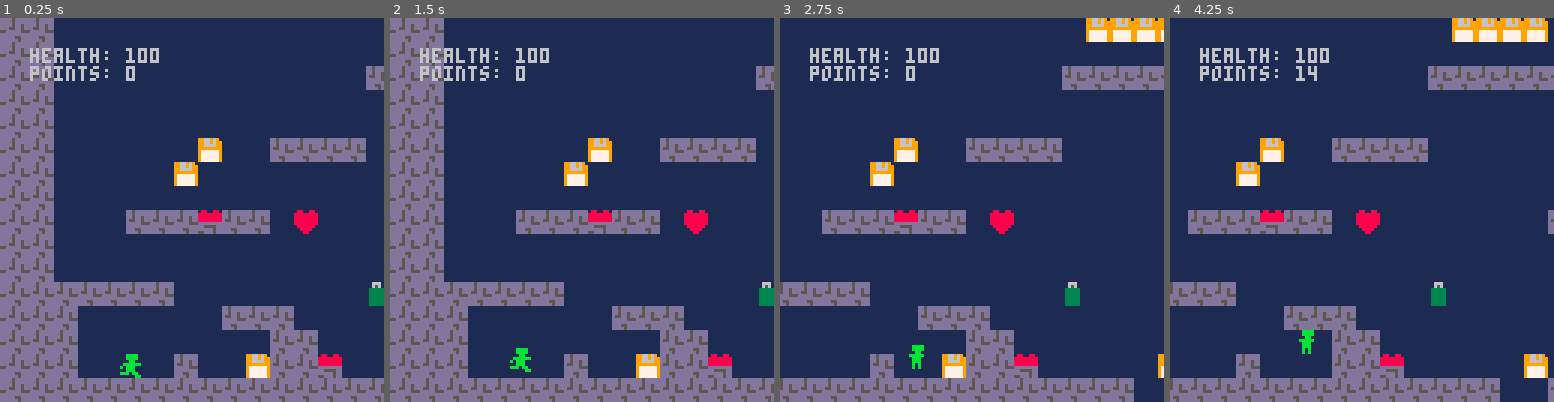
Above: before the commit, frames 1-4 (left to right).
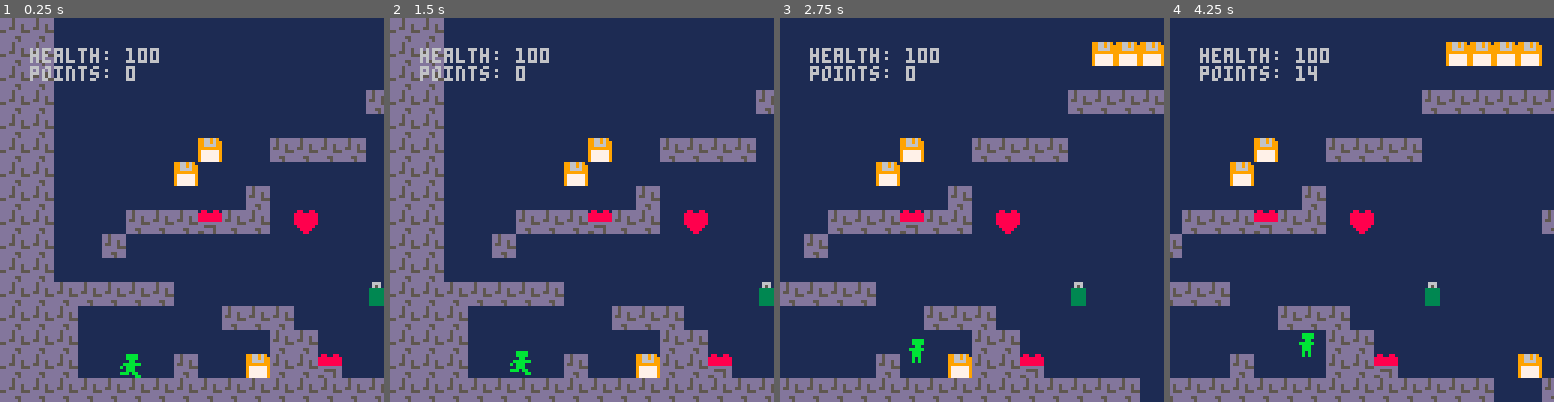
Above: after the commit, the same moments.

Repository: exitguy/exitgame
Game: PICO-8 cartridge exitgame.p8
Same seed, same stepped clock (60 frames per second), same inputs: the game is played once before the commit and once after it.
Inputs:
- Up to frame 1 (0.25 s): no input
- Up to frame 2 (1.5 s): tap X (X key) at 0.33, 1.07 s; tap O (Z key) at 0.7 s
- Up to frame 3 (2.75 s): hold Right 1.6-2.1 s; tap O (Z key) at 1.7, 2.1, 2.5 s; tap X (X key) at 1.85 s; hold Up 2.15-2.42 s; hold Right from 2.47 s (still down)
- Up to frame 4 (4.25 s): tap O (Z key) every 0.4 s from 2.9 to 4.1 s; tap X (X key) at 2.97, 4.08 s; release Right at 3.03 s; hold Left 3.08-3.58 s; hold Right from 4.02 s (still down)

The runs differ from the first frame. In frame 1, 1.4% of the frame differs, in the area x 26-100%, y 12-63%; in frame 2, 1.5%; in frame 3, 15%; in frame 4, 16%, in the area x 0-100%, y 0-100%.

Commit message:
No sticky walls anymore! And music, composed by Quantum Exile!

Diff:
--- a/exitgame.p8
+++ b/exitgame.p8
@@ -1,6 +1,14 @@
 pico-8 cartridge // http://www.pico-8.com
 version 42
 __lua__
+-- the ex-it game!
+-- a dumb game for ex-it guy's website
+--
+-- written by ex-it guy
+-- music by quantum exile
+--
+-- copyleft 2024
+
 function _init()
  player={
   x=70,    -- x-axis
@@ -14,6 +22,7 @@
  gravity=2
  jforce=0
  state="play"
+ music(0)
 end
 
 function _update()
@@ -24,9 +33,13 @@
   end
   dground(player)
   move(player)
+  jump(player)
   pickups(player)
   if player.h<=0 then
     state="gameover"
+  end
+  if btnp(🅾️) then
+    music(-1)
   end
 end
 
@@ -82,18 +95,27 @@
 
 -- is our player on a surface with flag 0?
 function onground(o)
- local a = fget(mget((o.x)/8,(o.y+9)/8),0)
- local b = fget(mget((o.x+8)/8,(o.y+9)/8),0)
+ local a = fget(mget((o.x)/8,(o.y+8)/8),0)
+ local b = fget(mget((o.x+7)/8,(o.y+8)/8),0)
  if a or b then
   return true
  else
   return false
  end
 end
+function nearground(o)
+ local a = fget(mget((o.x)/8,(o.y+9)/8),0)
+ local b = fget(mget((o.x+7)/8,(o.y+9)/8),0)
+ if a or b then
+  return true
+ else
+  return false
+ end
+end
 
 -- is our player on deadly grounds?
 function dground(o)
- local a = fget(mget((o.x+4)/8,(o.y+9)/8),1)
+ local a = fget(mget((o.x+4)/8,(o.y+8)/8),1)
  if a then
    o.h-=2
    sfx(3)
@@ -115,7 +137,7 @@
 
 function move(o) --move an object
  local lx=o.x --last x pos
- local ly=o.y --last y pos
+-- local ly=o.y --last y pos
 
  if (btn(⬅️)) then
    if o.x >=0 then
@@ -133,13 +155,17 @@
  -- if it collides, move back
  if collide(o) then
   o.x=lx
-  o.y=ly
- end
-
- --jumping--
+--  o.y=ly
+ end
+end
+
+function jump(o)
+ local ly=o.y --last y pos
+
+  --jumping--
  if btnp(❎) or btnp(⬆️) then
   if onground(o) then
-   jforce=20
+   jforce=22
    --sfx(0)
   end
  end
@@ -151,14 +177,19 @@
  o.y-=jforce
 
  --gravity--
+ if nearground(o) then
+   gravity=1
+ else
+   gravity=2
+ end
  if not onground(o) then
-    o.y+=gravity
- end
+   o.y+=gravity
+ end
+
 
  -- if it collides, move back
  if collide(o,"top") then
-  o.x=lx
-  o.y=ly
+   o.y=ly
  end
 end
 
@@ -367,19 +398,19 @@
 0000000000000000000400000000000003000000000000000000000000000000010001000000000000000000000000000000000000000000000000000000000000000000000000000000000000000000000000000000000000000000000000000000000000000000000000000000000000000000000000000000000000000000
 0000000000000000000000000000000000000000000000000000000000000000000000000000000000000000000000000000000000000000000000000000000000000000000000000000000000000000000000000000000000000000000000000000000000000000000000000000000000000000000000000000000000000000
 __map__
-2020202020200000000000000000000000000000090909090000000000000000000000000000000000000000000000000000000000000000000000000000000000000000000000000000000000000000000000000000000000000000000000000000000000000000000000000000000000000000000000000020202020202020
-2020202020200000000000000000000000000000000000000000000000000000000000000000000000000000000000000000000000000000000000000000000000000000000000000000000000000000000000000000000000000000000000000000000000000000000000000000000000000000000000000000000000000020
-2020202020200000000000000000000000000020202020202000000000000000000000000000000000000000000000000000000000000000000000000000000000000000000000000000000000000000000000000000000000000000000000000000000000000000000000000000000000000000000000000000000000000020
-2020202020200000000000000000000000000000000000000000000000000000000000000000000000000000000000000000000000000000000000000000000000000000000000000000000000000000000000000000000000000000000000000000000000000000000000000000000000000000000000000000000000000020
-2020202020200000000000000000000000000000000000000000000000000000000000000000000000000000000000000000000000000000000000000000000000000000000000000000000000000000000000000000000000000000000000000000000000000000000000000000000000000000000000000000000000000020
-20202020202000000000000009000020202020000000000000000000000000000000000000090000000c0900000000000000000000000000000000000000000000000000000000000000000000000000000000000000000000000000000000000000000000000000000000000000000000000000000000000000000000000020
-2020202020200000000000090000000000000000000000000000000000000020202000000020202020202000000000000000000000000000000000000000000000000000000000000000000000000000000000000000000000000000000000000000000000000000000000000000000000000000000000000000000000000020
-20202020202000000000000000000000000000000000000000000000000c0000000000000000000000000000000000000000000000000000000000000000000000000000000000000000000000000000000000000000000000000000000000000000000000000000000000000000000000000000000000000000000000000020
-202020202020000000202020102020000b000000000000002020202020202000000000000000000000000000000000000000000000000000000000000000000000000000000000000000000000000000000000000000000000000000000000000000000000000000000000000000000000000000000000000000000000000a20
-20202020202000000000000000000000000000000000000000000000000000000000000000000000000000000000000000000000000000000000000000000000000000000000000000000000000000000000000000000000000000000000000000000000000000000000000000000000000000000000000000000000000a0a20
-20202020202000000000000000000000000000000000000000000000000000000000000000000000000000000000000000000000000000000000000000000000000000000000000000000000000000000000000000000000000000000000000000000000000000000000000000000000000000000000000000000000000a0a20
-202020202120202020202000000000000000000a000000000000000000000000000000000000000000000000000000000000000000000000000000000000000000000000000000000000000000002020200000000000000000000000000000000000000000000000000000000000000000000000000000000000222222222220
-0000202020202000000000000020202000000000000000000000000000000000000000000000000000000000000000000000000000000000000000000000000000000000000000000000002020202020200000000000000000000000000000000000000000000000000000000000000000000000000000000000000000000020
+2020202020200000000000000000000000000000000000000000000000000000000000000000000000000000000000000000000000000000000000000000000000000000000000000000000000000000000000000000000000000000000000000000000000000000000000000000000000000000000020202020202020212120
+2020202020200000000000000000000000000000090909090000000000000000000000000000000000000000000000000000000000000000000000000000000000000000000000000000000000000000000000000000000000000000000000000000000000000000000000000000000000000000000000000000000000000020
+2020202020200000000000000000000000000000000000000000000000000000000000000000000000000000000000000000000000000000000000000000000000000000000000000000000000000000000000000000002222222222220000000022222222220000000022222222220000000022222222220000000000000a20
+2020202020200000000000000000000000000020202020202000000000000000000000000000000000000000000000000000000000000000000000000000000000000000000000000000000000000000000000000000000000000000000000000000000000000000000000000000000000000000000000000000000000000920
+2020202020200000000000000000000000000000000000000000000000000000000000000000000000000000000000000000000000000000000000000000000000000000000000000000000000000000000000222222220000000000000000000000000000000000000000000000000000000000000000000000000000000a20
+20202020202000000000000009000020202020000000000000000000000000000000000000090000000c0900000000000000000000000000000000000000000000000000000000000000000000000000000000000000000000000000000000000000000000000000000000000000000000000000000000000000000000000920
+2020202020200000000000090000000000000000000000000000000000000020200000000020202020202000000000000000000000000000000000000000000000000000000000000000000000000022220000000000000000000000000000000000000000000000000000000000000000000000000000000000000000000a20
+20202020202000000000000000002000000000000000000000000000000c0000000000000000000000000000000000000000000000000000000000000000000000000000000000000000000000000000000000000000000000000000000000000000000000000000000000000000000000000000000000000000000000000920
+202020202020000000202020102020000b000000000000002020202020202000000000000000000000000000000000000000000000000000000000000000000000000000000000000000000000000000000022222222220000000000000000000000000000000000000000000000000000000000000000000000000000000a20
+20202020202000002000000000000000000000000000000000000000000000000000000000000000000000000000000000000000000000000000000000000000000000000000000000000000000000000000000000000000000000000000000000000000000000000000000000000000000000000000000000000000000a0920
+2020202020200000000000000000000000000000000000000000000000000000000000000000000000000000000000000000000000000000000000000000000000000000000000000000000000000000202020000000000000000000000000000000000000000000000000000000000000000000000000000000000000090a20
+202020202120202020202000000000000000000a000000000000000000000000000000000000000000000000000000000000000000000000000000000000000000000000000000000000000000002020202020000000000000000000000000000000000000000000000000000000000000000000000000000000222222222220
+0000212020202100000000000020202000000000000000000000000000000000000000000000000000000000000000000000000000000000000000000000000000000000000000000000002020202020202020000000000000000000000000000000000000000000000000000000000000000000000000000000000000000020
 0a002121212121000000000000000020200000000000000000000000000000000000000000000000000000000000000000000000000000000000000000000000000000000000000000202020202020202000000000000000000000000000000000000000000000000000000000000000000000000000000000000000003e0020
 0a002020202020000000002000000920201000000000000900000000000000000000000000000000202020000000202000000000000000000000000000000000000000000000202020202020202020202000000000000000000000000000000000000000000000000000000000000000000000000000000000000000003f0a20
 2020202020202020202020202020202020202020202000002020202020202020202020202020202020202020202020202020202020202020202020202000002020202020202020202020202020202020202020202020202020202020202020202020202020202020202020202020202020202020202020202020202020202020
Not shown, changed: the thumbnail (__label__) section of exitgame.p8
Not shown, changed: the music (__music__) section of exitgame.p8
Not shown, changed: the sound effects (__sfx__) section of exitgame.p8
